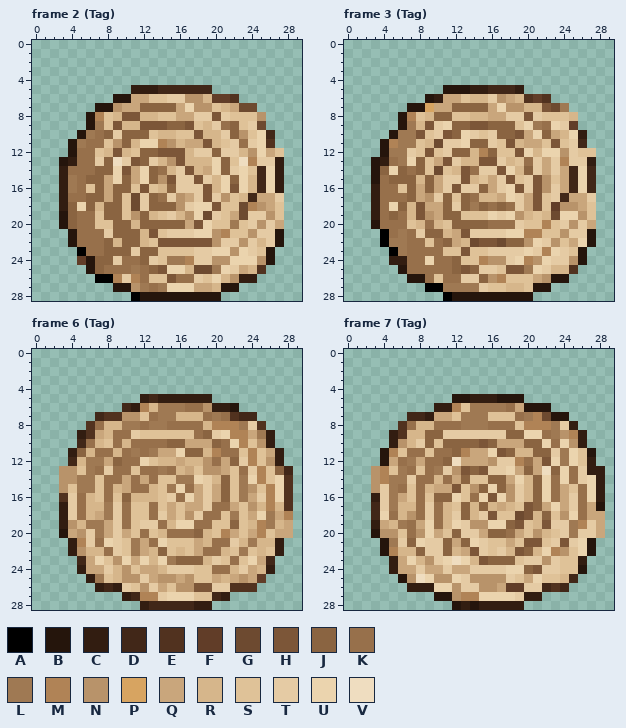
Edited in one commit: pixel-art file (dev/gfx/objects/tumbleweed-anim.aseprite). Above, as it was before the edit.
64x64 pixels, 8 frames. Shown: frame 2 (Tag), frame 3 (Tag), frame 6 (Tag), frame 7 (Tag). The old version is drawn lined up with the new one, on the new canvas. The commit also changed other frames, which this record leaves out.
Palette (. is transparent): A #000000  B #25150c  C #321d11  D #412718  E #51321f  F #613d28  G #6d4a30  H #7c5638  J #8a6441  K #97704b  L #9f7953  M #b08356  N #b8936a  P #d7a461  Q #c9a67c  R #d6b68b  S #dfc298  T #e5cba4  U #ebd4ae  V #efddc0
Pixels before, frame 2 (Tag), first column x 3:
 5 ........CCCDDDDDD........
 6 ......BBQQSSTTNNRFFE.....
 7 ....BBNQQJJJJQUNNSRQGG...
 8 ...BMSRHHRRSSQQTTHTSSSN..
 9 ...BLSHRRHHHJJHSRTKJSTG..
10 ..BLKJTJJJSRRSSHRRTJNSUD.
11 .BLKKSNJRUUMNRQQHRSTKTUE.
12 .BKKSRHRSJJHHHRTTJTTRNUQS
13 BCKKTJVTHJTRNHRRRUJSVMTTC
14 CKKKJJUHQUJKRTHRQUJTUSDUC
15 CLKJJQUJQUJNHTTHTRUJURDUC
16 CLKSJQJJSHSRJTTTHRUHURDUC
17 CKKJJQJSGTJKTNQTHTNSRDQQT
18 CJUJRJJSGTJJJNTUUHSSGMNQS
19 BJKKSJJSNJRSTRNUGTSQGTTNS
20 BJKKSSJJRJJJJJQHUSSLSTNTQ
21 .BKKKTJJJRHSTTTUUNMSSNTTB
22 .BKKKJRJJRSHHHHHHNTTNTRTB
23 ..AKKJJJTJJSSSSTTUUNUTSB.
24 ..FBJJTKKJTSLLMTTNNUUUNB.
25 ...BJKKKLKJHUURGGLUTQRE..
26 ....AAMTMKSSHKKTSURNCC...
27 ......BBNLKLUUUQQRBB.....
28 ........ABBBBBBBBB.......
Pixels before, frame 3 (Tag), first column x 3:
 5 ........BBBCCDDDC........
 6 ......BCQQSRRTNQREFE.....
 7 ....BBPQQJJJJQUNNRRHGL...
 8 ...BMSRJJSSRRQQTTHTSSSR..
 9 ...BLRHTUJJHHJJJSULKUTF..
10 ..BLLHSTHJUTSTJJHQUJQRUC.
11 .BMLLSRGTTUJJTSHRQQSHSTD.
12 .BLLTSHSTJJRMJSSHURUUNTSS
13 BCKLUJSQHTRRHHTRSKTQTMTTC
14 BJUJKJSGSRHKTTHURJTQTQDUD
15 BKJJJRJQTTHRSQTHSTHNSQDUD
16 CKKSJQJQTHTTJQTUHTHNTQDUD
17 CKKKJQNTJSJKRRQUTQHSTDQQT
18 CKUJRHQQJTJLJKJKTQHSFNNQS
19 CKJKRHNQJJSSSUTUNRSRGUUNS
20 BKKKSRKRSJJJJKKKTSSMSTNTQ
21 .AKLKTJJRQHTTTTUUMMSSNTTB
22 .ALLKKSKJQRGHHGJJNUTNSQUB
23 ..ALKKKKSSHSSTTTTUTMUTSB.
24 ..CCKKUKKJSSMNNTUMNUTTNB.
25 ...BKKKKKJHJTTSHHLUTRRE..
26 ....BBKSKKTTJNMSSSQNBB...
27 ......AALLLLTSSRRSBB.....
28 ........ABBBBBBBBB.......
Pixels before, frame 6 (Tag), first column x 3:
 5 .........CDCCCCCC.........
 6 .......DCMRLLLKKNCCB......
 7 ....DEENNSKLLRRRKLKEDD....
 8 ...EKRRLLKLLKKKKRMMMLTE...
 9 ..CEQRKKTSSSSSSKJTUMMQLC..
10 ..DKRSKRKKKKJJQQQJKUMSNC..
11 .CJRKKRKLKLQQUJJRMKKSMSQC.
12 .DRLLQJKKUSRRQRRNKQJTMSNC.
13 NNSLKTKKSKKLKRQSNNQSKTMSJD
14 NNLLSKKQKQKSSLLUTRJSLUMSUE
15 NSLLSKRQKKRSLUKQTQJSLNSMUE
16 ETKRSKSJRRRSTKUQTQJSLQTMUE
17 CTKRRLTKSSKSQSQQTKKQSNRMRE
18 CTKRQLTKSSKTQSNTKKSLSQULQM
19 CNRLLQTKSTTKRUUKKSSJSRMLRQ
20 BQNTLQTQSKSRKKKJRSMQSQMSQQ
21 .CMTKUTSLQKUSSSQRKKTRLRRC.
22 .CNRRKTSLQRJSRSQKKRSLSRSC.
23 ..DQUSNUQURULJJJRTSKSUQD..
24 ..CQQTRNSQQRTTTSSKKRTQRC..
25 ...CLSRNNTQNNQNSSQRQNQF...
26 ....CDCTSNTQSNNHHTTEEE....
27 .......CDMMTUUUSSDC.......
28 .........CDDDDDCC.........
Pixels before, frame 7 (Tag), first column x 3:
 5 .........BBCCCBBB.........
 6 .......CCMSLLLLKQBBB......
 7 ....DDCQQSLLLSSSKLMGBB....
 8 ...EKRRKKKLLLKKKSMMMLTC...
 9 ..CERRJJTTTTTTTJJUUKLNMC..
10 ..CNRTJSJJJJHJQQQJJUKUNC..
11 .BMSKKSKKJMQQUHJRRJJTLUSB.
12 .BQKLQKKJVQQQNTTMKQHULUSC.
13 NMSLKSKLTNHJHTTUQJQVJUKTCC
14 NMLLTKKRKQJSSJJQURJUKUKTUC
15 NTLKSKRQQHSNJUJNTRJUKQSKUC
16 CTLQSKSJJUSKUHUNTRJUKQTKUC
17 DTLRRKTKRSJRJRQRSHJQUQTKQB
18 DUKRNKTKRTJRTHSSGHRJSNUKQQ
19 CQRLKQUKRUTNNUUJHSRHTTLMTQ
20 BNNSKNUQSJTTQJJKQSNRSTLTTQ
21 .BLTJUTTJQJUTSSQSHHSTHTUB.
22 .BMRRJTTJRQHTSTRHJRUMNSUB.
23 ..CQURNTUVURHJJJSTTNTSSC..
24 ..CQQTQQTQQTTTTUUJHTTSSB..
25 ...BNVUNNUTNNNNTSQUSSRD...
26 ....CCCUUNTTNNQFFTTDED....
27 .......BBNMMUUUUTCC.......
28 .........BCBCCCCC.........
And afterwards:
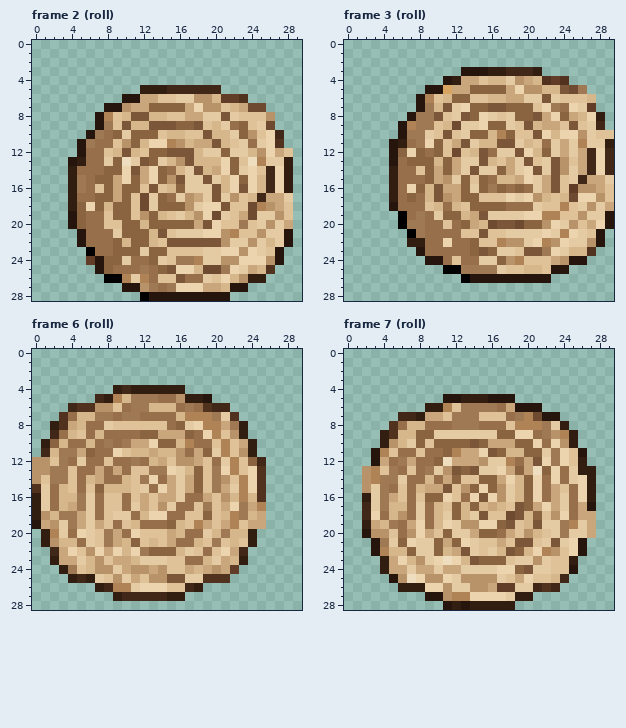
The author wrote: improveed tumbleweed animation
What changed:
canvas 64x64 -> 30x29, the old top-left corner now at -16,-15 (the part of the old canvas that was cut away was empty and is not shown)
Changed rows in their new state; - is an unchanged pixel.
Frame 2 (roll):
first column x 3:
 5 --------.--C-----D--------
 6 ------.-B-Q-S-T-NR-FE-----
 7 ----.-BN-Q---JQU-NSRQ-G---
 8 ---.BMSR-H-R-S-Q-THT--SN--
 9 ---.BLSH-R--H-JHSRTKJSTG--
10 --.BLKJT--JS-R-SH-RTJNSUD-
11 -.BL-KSNJR-UMNR-QHRSTKTUE-
12 -.B-KSRHRS-J--HR-TJ-TRNUQS
13 .BC-KTJVTHJTRNH--RUJSVM-TC
14 .C--K-JUHQUJKRTHRQUJTUSDUC
15 .CLK-JQUJQUJNH-THTRUJURDUC
16 .CLKSJQ-JSHSRJ--THRUHURDUC
17 .C-K-JQJSGTJKTNQTHTNSRD-QT
18 .CJUJR-JSGT--JNT-UH-SGMNQS
19 .BJ-KS-JSNJRSTRNUGTSQG-TNS
20 .BJ-K-S-JR----JQHU-SLSTNTQ
21 -.B--KT--JRHS--T-UNM-SN-TB
22 -.B--KJR-JRS-----HN-TNTRTB
23 --.A-K--JT-J---S-T-UNUTSB-
24 --.FB-JT-KJTS-LM-T-N--UNB-
25 ---.BJ--KLKJH-UR-GLUTQRE--
26 ----.-AMTMK-SH-KTSURN-C---
27 ------.-BNLKL--U-QR-B-----
28 --------.A--------B-------
Frame 3 (roll):
first column x 3:
 3 ----------BBBCCDDDC--------
 4 --------BCQQSRRTNQREFE-----
 5 ------BBPQQJJJJQUNNRRHGL---
 6 -----BMSRJJSSRR-QTTHTSSSR--
 7 ----.-LRHTU--HHJJJSULKUTF--
 8 ---.BLLHSTHJUTS-JJHQUJQRUC-
 9 ----MLLSRGTTU--T-HRQQSHSTD-
10 --.B-LTS-STJJRM-SSHURU-NTSS
11 -.BCKLUJSQHTRRH-TRSKTQ-MTTC
12 -.BJUJKJSGS-HKTT---JTQ-QDUD
13 ..BKJ-JRJQTT-RSQTHSTHNSQDUD
14 ..CK-SJQJQTH--JQTUHTHNTQ-UD
15 ..CKKK--N-JSJKRRQUTQHSTDQQT
16 ..CKUJRHQQJ--LJKJKTQHSFNNQS
17 ..C--KRHNQ-JSSS--UNRSRGUUNS
18 ..BKKKSRKRSJ-J--KKT-SMSTNTQ
19 ...AKLKT--RQHT-TTUUMMSS-TTB
20 ...ALL-K-K-QRGHHGJJNU--S-UB
21 -...ALKKKKSSHSSTTTTUTMU-SB-
22 -...CCK-UKKJSSMNNT-M-UTTNB-
23 --...B--KKKJHJ--SHHL--RRE--
24 --....BB-SKKTTJNMSSSQNB----
25 ---.....AALLLLTSSRRSBB.----
26 ----......ABBBBBBBBB..-----
27 ------..............-------
28 --------..........---------
Frame 6 (roll):
first column x 0:
 4 ---------CDCCCCCC------------
 5 -------DCMRLLLKKN--B---------
 6 ----DEENNSKLL-RRKL-EDD.------
 7 ---EKRRLLKLLK-KK-MMM-T-..----
 8 --CEQRK-TSSSSSS-JTUM-QLC..---
 9 --DKRSKRK--KJJQQQJ-UMSNC...--
10 -CJRKKRKL-LQQUJ-RMKKSMSQC..--
11 -DRLLQJ--USRRQRRNKQJTMSNC...-
12 NNSLKTKKSK-LKRQSNNQS-TMSJD..-
13 NNLLSKKQKQ--SL-UTRJSLUMSUE...
14 NSLLSKRQ--RSLUKQTQJSLN-M-E...
15 ETKR-KSJR-RSTKUQTQJSLQTMUE...
16 CTKRRLTKS-KSQSQQTKKQSNRMRE...
17 CTKRQLTKSS-TQSNTKKSLSQULQM...
18 CNRLLQTKS-TKRUUKKSSJSRMLRQ...
19 BQNTLQTQSKSRKK-JRSMQ-QM-QQ...
20 -CMTKU-SLQKUS-SQR-KTRLRRC....
21 -CNRRK-SLQRJSRSQKKRSLSRSC...-
22 --DQUSNUQURULJ-J-TS-SUQD....-
23 --CQQTRN-QQRTTTSSKK--QRC...--
24 ---CLSRNNTQNN-NSSQRQNQF....--
25 ----CD-T-NTQSN-HHTTEEE....---
26 ---------MMTUUU-SDC......----
27 ---------CD-DDDCC.....-------
28 ------------........---------
Frame 7 (roll):
first column x 2:
 5 ---------B-C--B--.---------
 6 -------C-MSL---KQB--.------
 7 ----D-CQ-SL--S--KLMGB-.----
 8 ---EKR-K--L--K--SM--LTC.---
 9 --CER-J-T------J-U-KLNMC.--
10 --CNRTJSJ---HJQ--J-UKUNC.--
11 -BMSK-SK-JMQ-UHJR-J-TLUSB.-
12 -BQKLQK-JVQ--NT-MKQHULUSC.-
13 NMSLKSKLTNHJHT-UQJQVJUKTC-.
14 NML-TK-RKQJS-J-QURJUKUKTUC.
15 NTLKSKRQ-HSNJUJNTRJUKQSKUC.
16 CTLQSKSJ-USKUHUNTRJUKQTKUC.
17 DTLR-KTKRSJRJRQRSHJQUQTKQB.
18 DUKRNKTKRTJRTHS-GHRJSNUKQ-.
19 CQRLKQUKRUTN-U-JHSRHT-LMTQ.
20 BN-SKNUQSJT-QJ-KQSNRSTLT-Q.
21 -BLTJUT-JQJUTS-QSH-STHTUB.-
22 -BMR-JT-JRQHTSTRHJRUMNSUB.-
23 --CQURNTUVURHJ--ST-NTS-C.--
24 --CQ-TQ-TQ-T---U-JHT-S-B.--
25 ---BNVUN-UTN---TSQUS-RD.---
26 ----C--U-NT-N-QF-T-DED.----
27 -------B-NM-U---TC-.-------
28 ---------BCBC----.---------
Changed places in both pictures, as pixel boxes (x1, y1, x2, y2):
changed: (59, 85, 293, 301)
changed: (371, 67, 614, 301)
changed: (32, 385, 293, 610)
changed: (362, 394, 605, 610)
